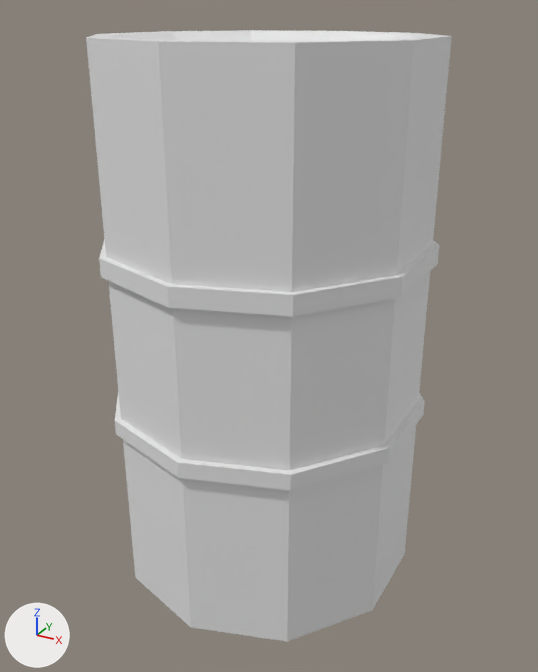
One commit to the FBX model models/MetalBarrel.fbx: the scene before it, then after it.
Rendered twice from a 50 mm lens placed at (-2.032, 8.592, 0.874), pointed at (-2.536, 9.509, 0.416). Arrows for +X, +Y and +Z are at lower left; the lights stay in place. The first picture is the older version. Where no turn or scale is listed for an object, it has been applied to the vertices. Vertices at exactly the same position are counted once.

Names of what the first picture shows: 'MetalBarrel'.
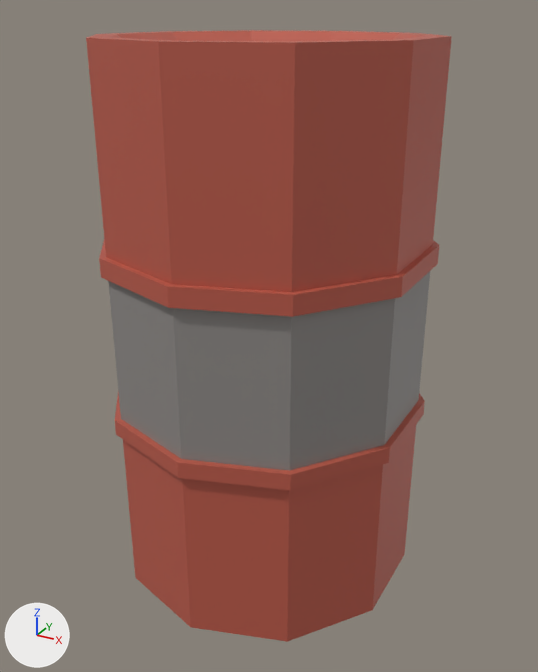
The newer file is also turned or shifted as a whole; pictures and numbers use the older file's frame.

Location of each change, (x1, y1, x2, y2) in pixels of the pictures (538 x 672 px):
part 1 of me_cylinder_003, recoloured (white to red): (86, 30, 452, 317) in both
part 2 of me_cylinder_003, recoloured (white to red): (115, 392, 425, 642) in both
part 3 of me_cylinder_003, recoloured (white to grey): (108, 271, 430, 471) in both

The change, as a list of edits to the scene's bpy script:
```text
Add mat_material:
    mat_material = principled_material('Material')
    mat_material.base_color = (0.27, 0.254, 0.242)  # grey #8e8a87
Add mat_material_001:
    mat_material_001 = principled_material('Material.001')
    mat_material_001.base_color = (0.499, 0.105, 0.0682)  # red #bb5b4a
Change me_cylinder_003:
    where me_cylinder_003.from_pydata(...)  # 170 vertices, 162 faces; spans x -0.234..0.234, y -0.246..0.246, z -0.407..0.407
    used by ob_metalbarrel; location = (-2.543, 9.515, 0.435)
    me_cylinder_003 part 1: all 91 faces centred in x -0.234..0.234, y -0.222..0.222, z 0.109..0.407 switch from no material to mat_material_001 (red #bb5b4a)
    me_cylinder_003 part 2: all 37 faces centred in x -0.234..0.234, y -0.222..0.0, z -0.407..-0.111 switch from no material to mat_material_001 (red #bb5b4a)
    me_cylinder_003 part 3: all 10 faces centred in x -0.225..0.225, y -0.214..0.214, z -0.001 switch from no material to mat_material (grey #8e8a87)
```
